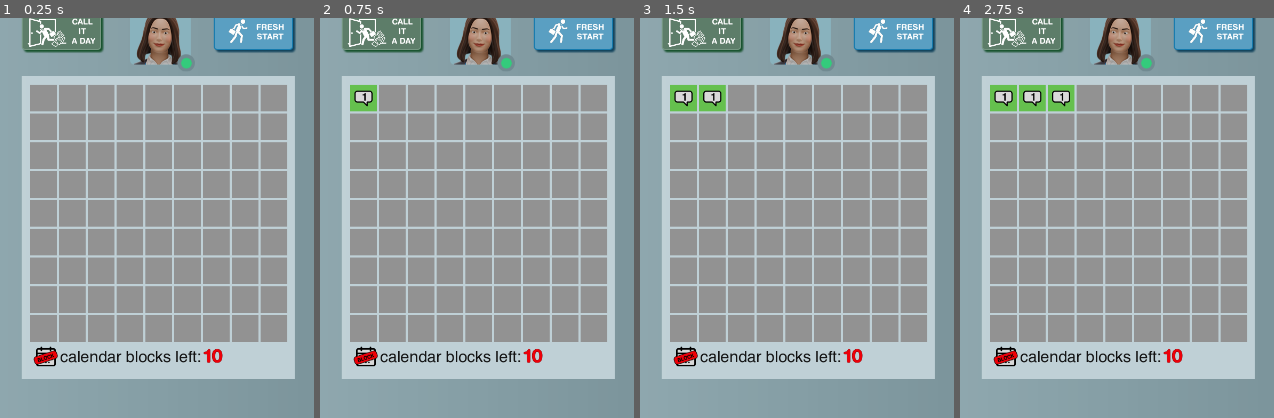
Above: before the commit, frames 1-4 (left to right).
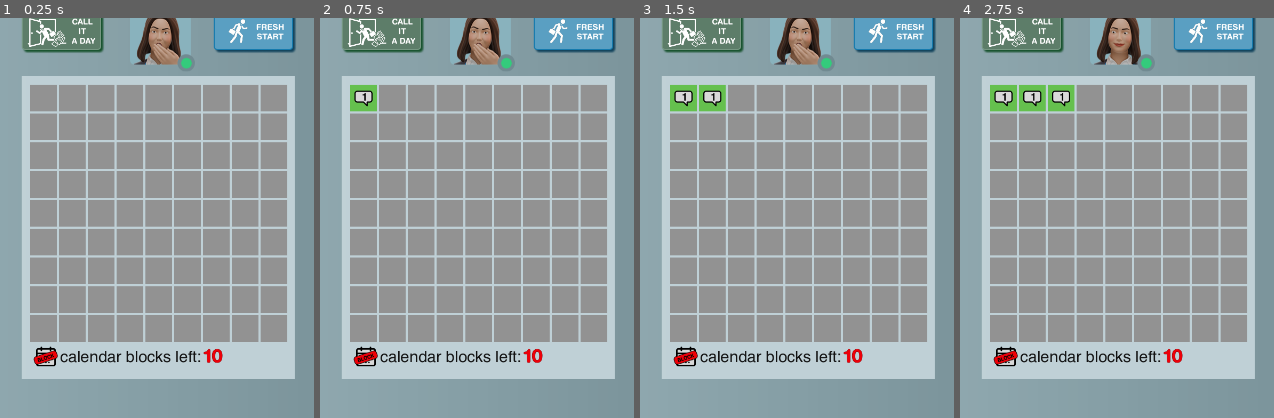
Above: after the commit, the same moments.

Repository: grkovalev/office-game
Game: Godot game, scene res://minesweeper.tscn
The game is run twice, just before and just after one commit, with the same random seed, the same clock (stepped at 60 frames per second) and the same inputs. This scene is started directly instead of the project's main scene.
Inputs (mouse positions are % of the whole screen's width and height, from its top left):
- Up to frame 1 (0.25 s): no input
- Up to frame 2 (0.75 s): click (29, 33) at 0.52 s
- Up to frame 3 (1.5 s): click (33, 33) at 1.27 s
- Up to frame 4 (2.75 s): click (38, 33) at 2.02 s
The pictures show only the part of the screen within x 22-72%, y 23-73%; the shares and areas given below are measured in that part.

The runs differ from the first frame. In frame 1, 0.3% of the frame differs, in the area x 43-58%, y 2-12%; in frame 2, 0.3%; in frame 3, 0.3%; in frame 4, nothing differs.

Commit message:
shock animation
play shock animation if danger_level ≥ 3 logic

Diff:
--- a/minesweeper.gd
+++ b/minesweeper.gd
@@ -105,11 +105,12 @@
 		number_calblocks.text = str(max_flags - board.flags)
 		return
 	var danger_level = board._get_danger_level(btn.column_index, btn.row_index)
-	if danger_level > 0:
+	if danger_level >= 3:
+		avaAnim.play("shock")
+	elif danger_level > 0:
 		btn.set_tile(danger_level + 1)
 		number_calblocks.text = str(max_flags - board.flags)
 		return
-
 	var opened = board.open_adjacent_cells(btn.column_index, btn.row_index)
 	for v in opened:
 		var cell = buttons[v]
--- a/minesweeper.tscn
+++ b/minesweeper.tscn
@@ -190,7 +190,7 @@
 [node name="avatar_slack" type="AnimatedSprite2D" parent="Window"]
 position = Vector2(584, 384)
 sprite_frames = SubResource("SpriteFrames_nlm7j")
-animation = &"def_center"
+animation = &"shock"
 
 [node name="calblock" type="Sprite2D" parent="Window"]
 position = Vector2(365, 982)
